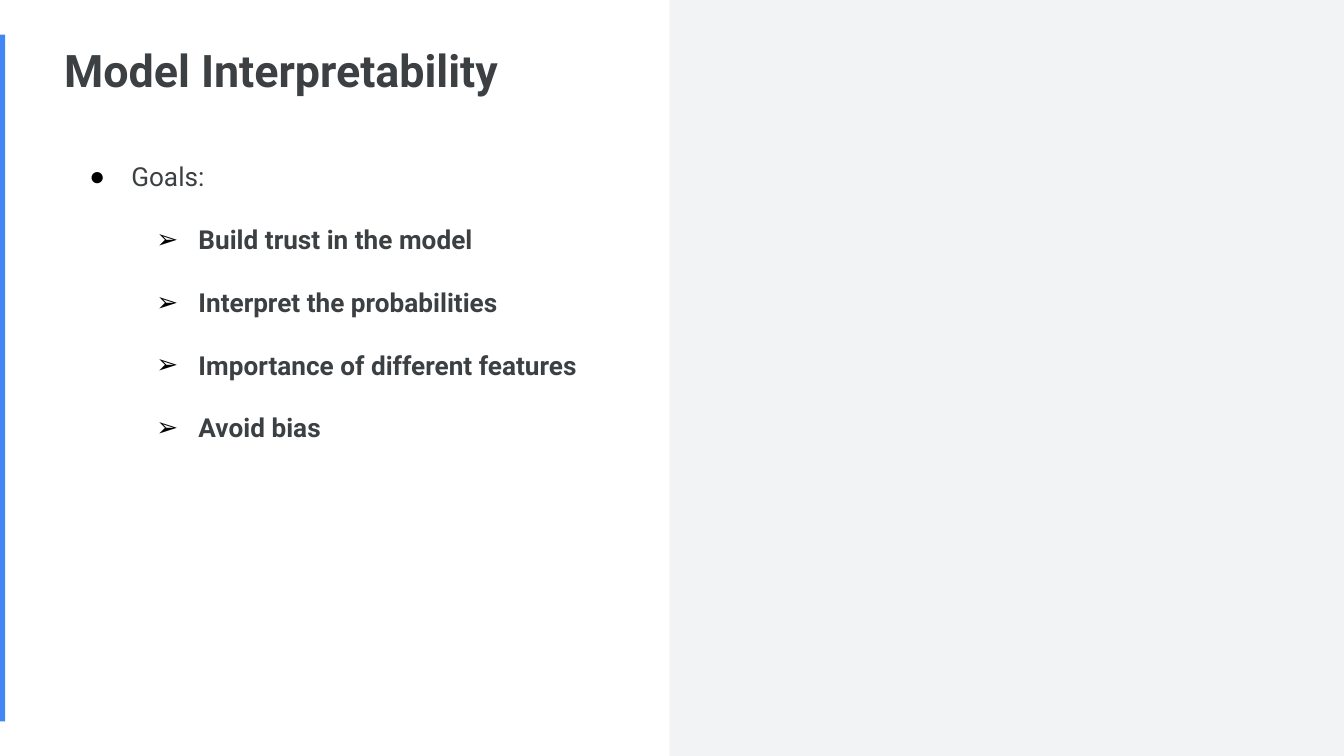
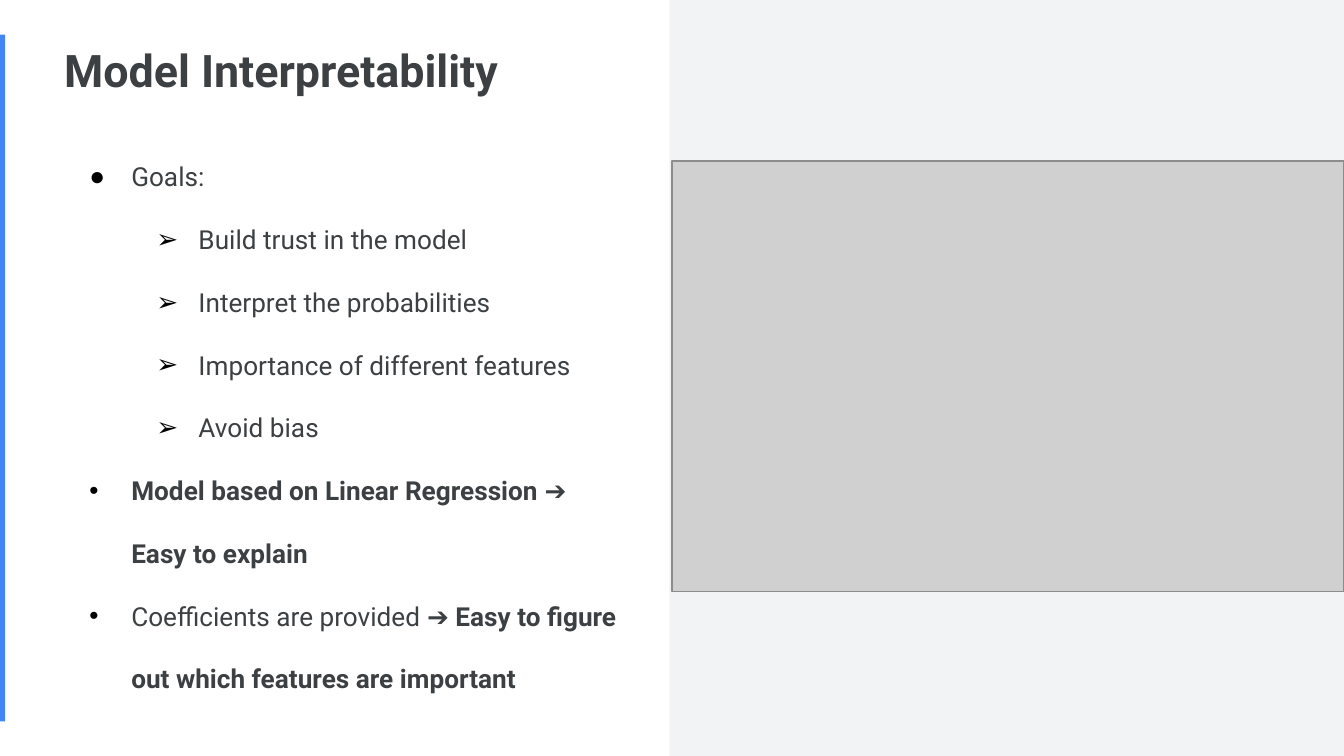
Before and after one commit to Faskill/Borrower-Scoring-Algorithm, a slide deck: slide 17 of P4_02_Presentation.pptx. Drawn at 1344x756 pixels with LibreOffice and Linux fonts; fonts in the diff are those of the drawing; grey boxes stand for pictures. Boxes give left, top, right and bottom in pixels: in the first picture for what was removed or moved away, otherwise in the second. Text is boxed around its words. In the diff, an @@ line names an element or a change of style, - is before the commit and + after.

```diff
--- a/P4_02_Presentation.pptx
+++ b/P4_02_Presentation.pptx
@@ picture added at [672,161,1344,593] @@
@@ text at [198,229,570,438]: bold off in "Build trust in the model", "Interpret the probabilities", "Importance of different features", "Avoid bias" @@
@@ text at [131,480,616,694]: paragraphs added @@
+• Model based on Linear Regression ➔ Easy to explain
+• Coefficients are provided ➔ Easy to figure out which features are important
```
Also in this commit, not shown: 4 other slides changed, 1 slide added, 1 slide removed, 4 other files.
